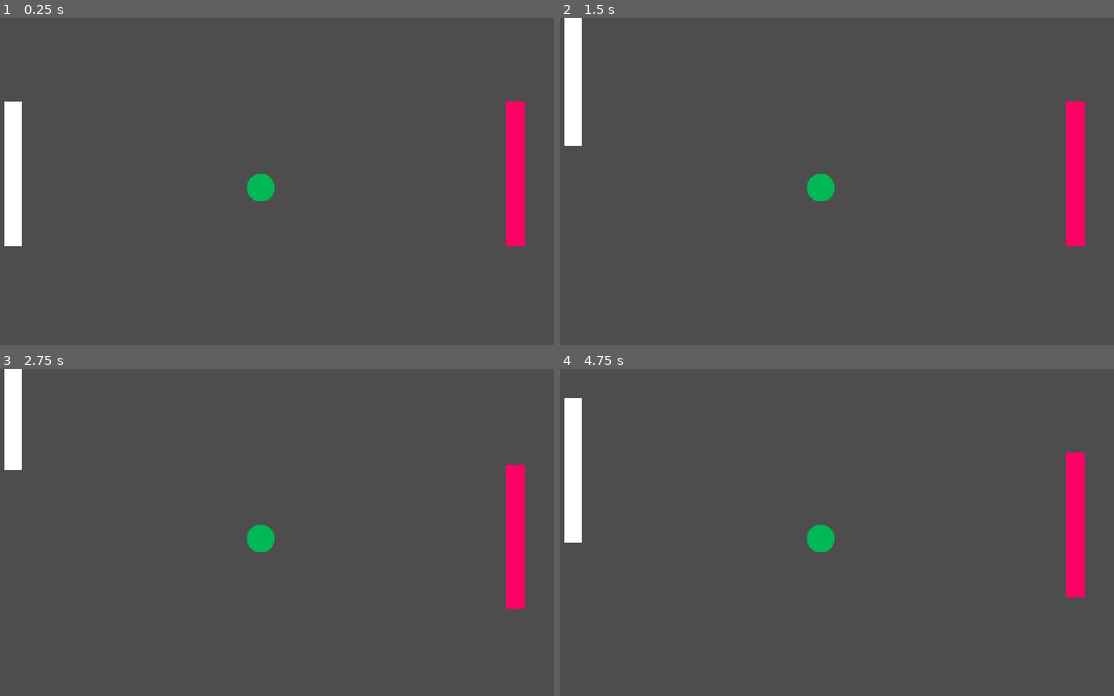
Above: before the commit, frames 1-4 (two rows, left to right).
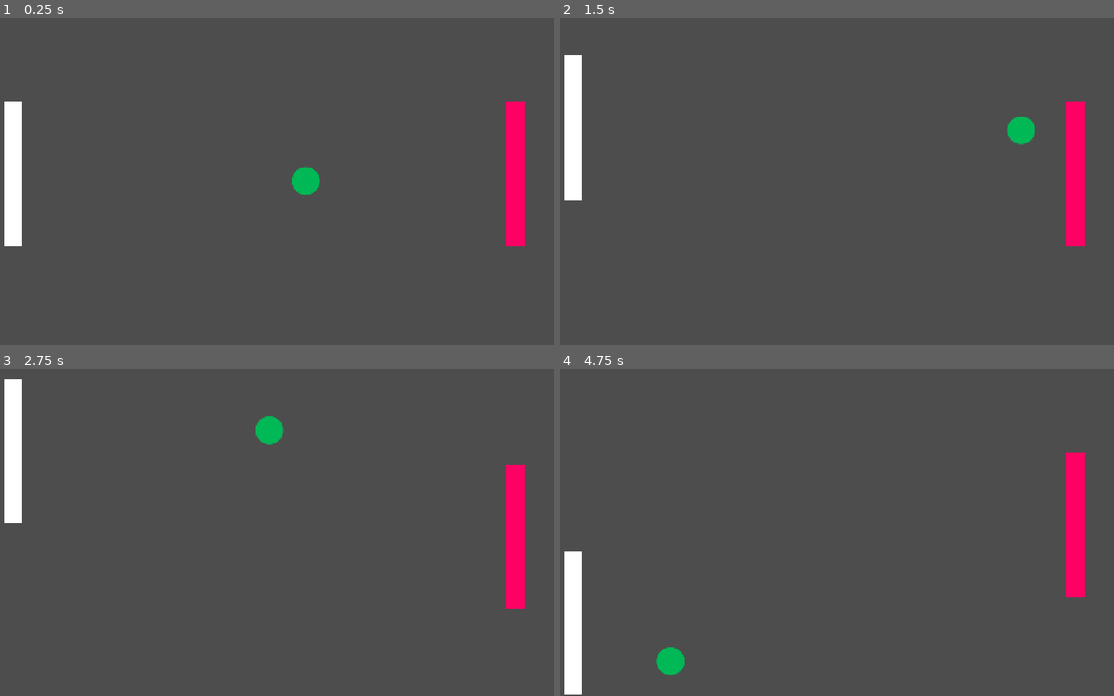
Above: after the commit, the same moments.

Repository: Tassnaz/Pong
Game: Godot game, scene res://Scenes/main.tscn
Two runs of this game, one before a commit and one after it. Both use one fixed random seed, a clock stepped at 60 frames per second and the inputs below.
Inputs:
- Up to frame 1 (0.25 s): no input
- Up to frame 2 (1.5 s): hold W (move_up) 0.53-1.28 s; tap Down (move_down_p2) at 0.6 s; hold S (move_down) from 1.28 s (still down); tap Up (move_up_p2) at 1.35 s
- Up to frame 3 (2.75 s): release S (move_down) at 2.03 s; hold W (move_up) from 2.03 s (still down); tap Down (move_down_p2) at 2.1 s
- Up to frame 4 (4.75 s): tap Up (move_up_p2) at 2.85, 4.35 s; release W (move_up) at 3.53 s; hold S (move_down) from 3.53 s (still down); tap Down (move_down_p2) at 3.6 s

The runs differ from the first frame. In frame 1, 0.7% of the frame differs, in the area x 44-58%, y 45-56%; in frame 2, 1.6%; in frame 3, 1.3%; in frame 4, 3.5%, in the area x 0-50%, y 8-100%.

Commit message:
Elite ball knowledge

Diff:
--- /dev/null
+++ b/Scenes/ball.gd
@@ -0,0 +1,26 @@
+extends CharacterBody2D
+
+@export var speed: float = 400.0
+
+func _ready() -> void:
+	launch()
+
+func _physics_process(delta: float) -> void:
+	var collision = move_and_collide(velocity * delta)
+	if collision:
+		var collider = collision.get_collider()
+		if collider.is_in_group("paddle"):
+			speed += 25
+
+			var hit = clamp((global_position.y - collider.global_position.y) / 50.0, -1.0, 1.0)
+			var dir = Vector2(-sign(velocity.x), hit * 0.75).normalized()
+			velocity = dir * speed
+		else:
+			velocity = velocity.bounce(collision.get_normal())
+
+func launch():
+	var angle = randf_range(-PI / 4, PI / 4)
+	var dir = Vector2.RIGHT.rotated(angle)
+	if randf() < 0.5:
+		dir.x *= -1
+	velocity = dir * speed
--- a/Scenes/ball.tscn
+++ b/Scenes/ball.tscn
@@ -1,4 +1,6 @@
 [gd_scene format=3 uid="uid://bkgsgplmdrdk4"]
+
+[ext_resource type="Script" uid="uid://prj3x8nhx612" path="res://Scenes/ball.gd" id="1_d60mj"]
 
 [sub_resource type="StyleBoxFlat" id="StyleBoxFlat_m2y2t"]
 bg_color = Color(0, 0.71975744, 0.33822724, 1)
@@ -9,9 +11,10 @@
 corner_detail = 10
 
 [sub_resource type="CircleShape2D" id="CircleShape2D_kry3j"]
-radius = 32.0
+radius = 30.413813
 
 [node name="Ball" type="CharacterBody2D" unique_id=1595610382]
+script = ExtResource("1_d60mj")
 
 [node name="Panel" type="Panel" parent="." unique_id=1787267733]
 offset_left = 605.0
@@ -22,5 +25,5 @@
 metadata/_edit_use_anchors_ = true
 
 [node name="CollisionShape2D" type="CollisionShape2D" parent="." unique_id=552486400]
-position = Vector2(636, 374)
+position = Vector2(636, 373)
 shape = SubResource("CircleShape2D_kry3j")
--- a/Scenes/main.tscn
+++ b/Scenes/main.tscn
@@ -4,6 +4,9 @@
 [ext_resource type="PackedScene" uid="uid://cvec53u7yq677" path="res://Scenes/paddle_1.tscn" id="2_bo1nx"]
 [ext_resource type="PackedScene" uid="uid://c41geo6b8y1cq" path="res://Scenes/paddle_2.tscn" id="3_8gbba"]
 [ext_resource type="PackedScene" uid="uid://bkgsgplmdrdk4" path="res://Scenes/ball.tscn" id="4_jjvhh"]
+
+[sub_resource type="RectangleShape2D" id="RectangleShape2D_m2y2t"]
+size = Vector2(1280, 2)
 
 [node name="Main" type="Node2D" unique_id=202715708]
 script = ExtResource("1_jjgbg")
@@ -14,3 +17,13 @@
 position = Vector2(1104, 0)
 
 [node name="Ball" parent="." unique_id=1595610382 instance=ExtResource("4_jjvhh")]
+
+[node name="Walls" type="StaticBody2D" parent="." unique_id=238876674]
+
+[node name="CollisionShape2D" type="CollisionShape2D" parent="Walls" unique_id=318511363]
+position = Vector2(640, 1)
+shape = SubResource("RectangleShape2D_m2y2t")
+
+[node name="CollisionShape2D2" type="CollisionShape2D" parent="Walls" unique_id=1743856939]
+position = Vector2(640, 719)
+shape = SubResource("RectangleShape2D_m2y2t")
--- a/Scenes/paddle_2.tscn
+++ b/Scenes/paddle_2.tscn
@@ -5,7 +5,7 @@
 [sub_resource type="RectangleShape2D" id="RectangleShape2D_m2y2t"]
 size = Vector2(40, 318)
 
-[node name="Paddle 2" type="CharacterBody2D" unique_id=1094964928]
+[node name="Paddle 2" type="CharacterBody2D" unique_id=1094964928 groups=["paddle"]]
 modulate = Color(1, 0, 0.39215687, 1)
 script = ExtResource("1_mufcy")
 speed = 400.0
--- a/project.godot
+++ b/project.godot
@@ -21,6 +21,10 @@
 window/size/viewport_height=720
 window/stretch/mode="canvas_items"
 window/stretch/aspect="expand"
+
+[global_group]
+
+paddle=""
 
 [input]
 
Not shown, added: Scenes/ball.gd.uid
